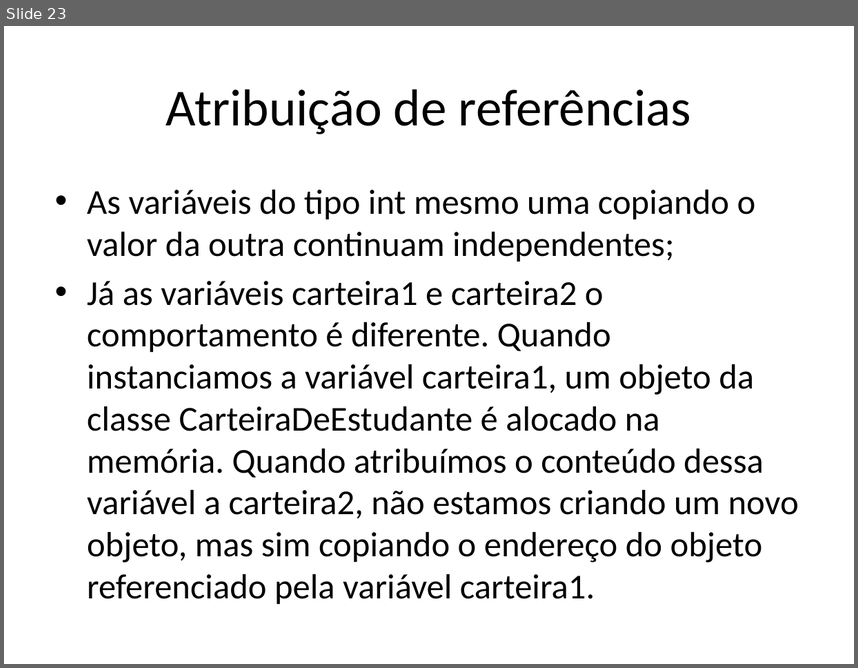
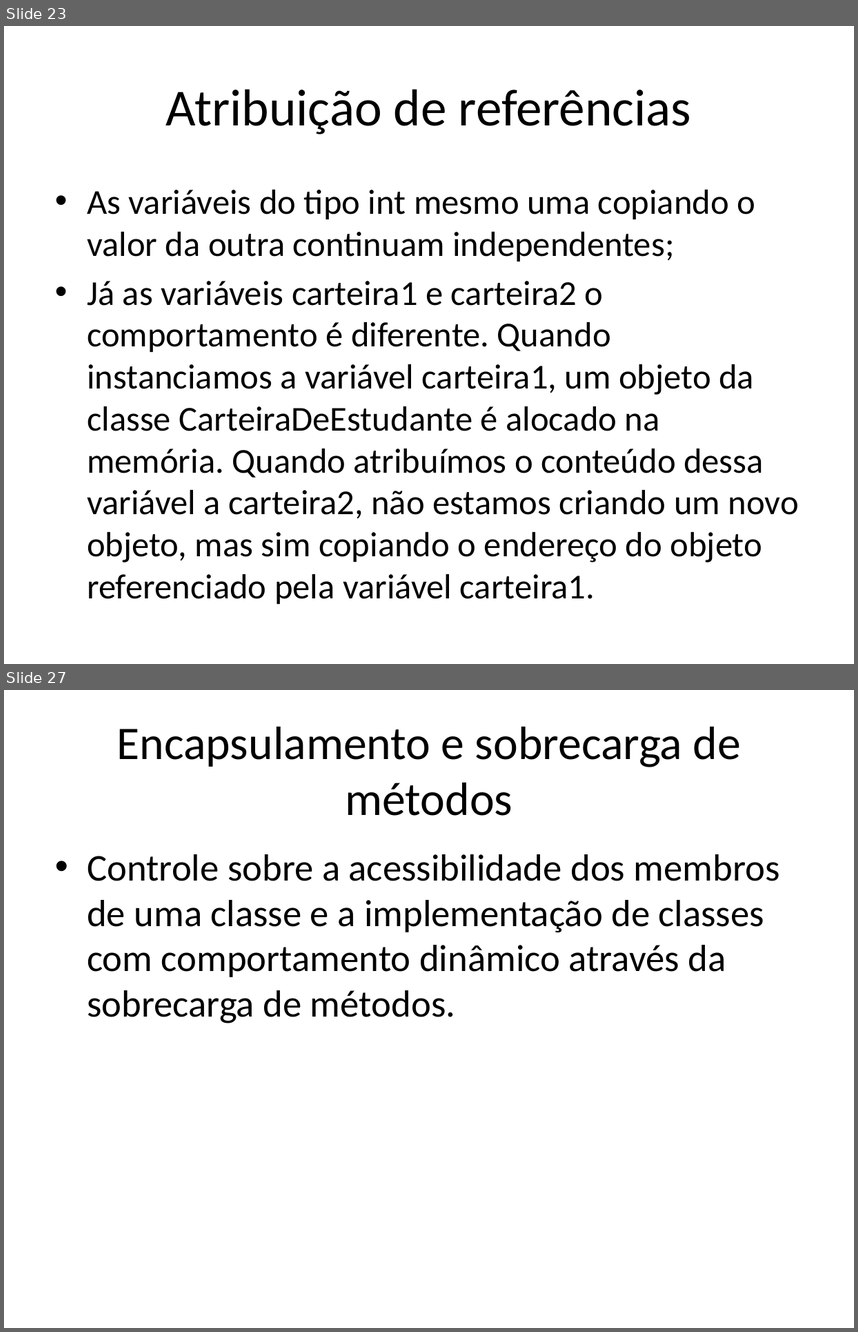
Before and after one commit to renanlessa/CursoJava, a slide deck: Documentos/Orientação a Objetos.pptx. Shown one above the other, each under a label of ours: slide 23 before the commit, slides 23 and 27 after it; the slides between them are not shown. The pictures are 858x668 and 858x1332 pixels, drawn with LibreOffice and Linux fonts; fonts in the diff are those of the drawing. Boxes give left, top, right and bottom in pixels: in the first picture for what was removed or moved away, otherwise in the second. Text is boxed around its words. In the diff, an @@ line names an element or a change of style, - is before the commit and + after.

```diff
--- a/Documentos/Orientação a Objetos.pptx
+++ b/Documentos/Orientação a Objetos.pptx
@@ slide 27 added at [4, 690, 854, 1328], background #FFFFFF @@
@@ title added at [117, 727, 741, 816], 39.6 pt, text #000000 @@
+Encapsulamento e sobrecarga de métodos
@@ text added at [87, 854, 780, 1023], 32 pt, text #000000 @@
+• Controle sobre a acessibilidade dos membros de uma classe e a implementação de classes com comportamento dinâmico através da sobrecarga de métodos.
```
Also in this commit, not shown: 12 other slides added, 5 other files.
